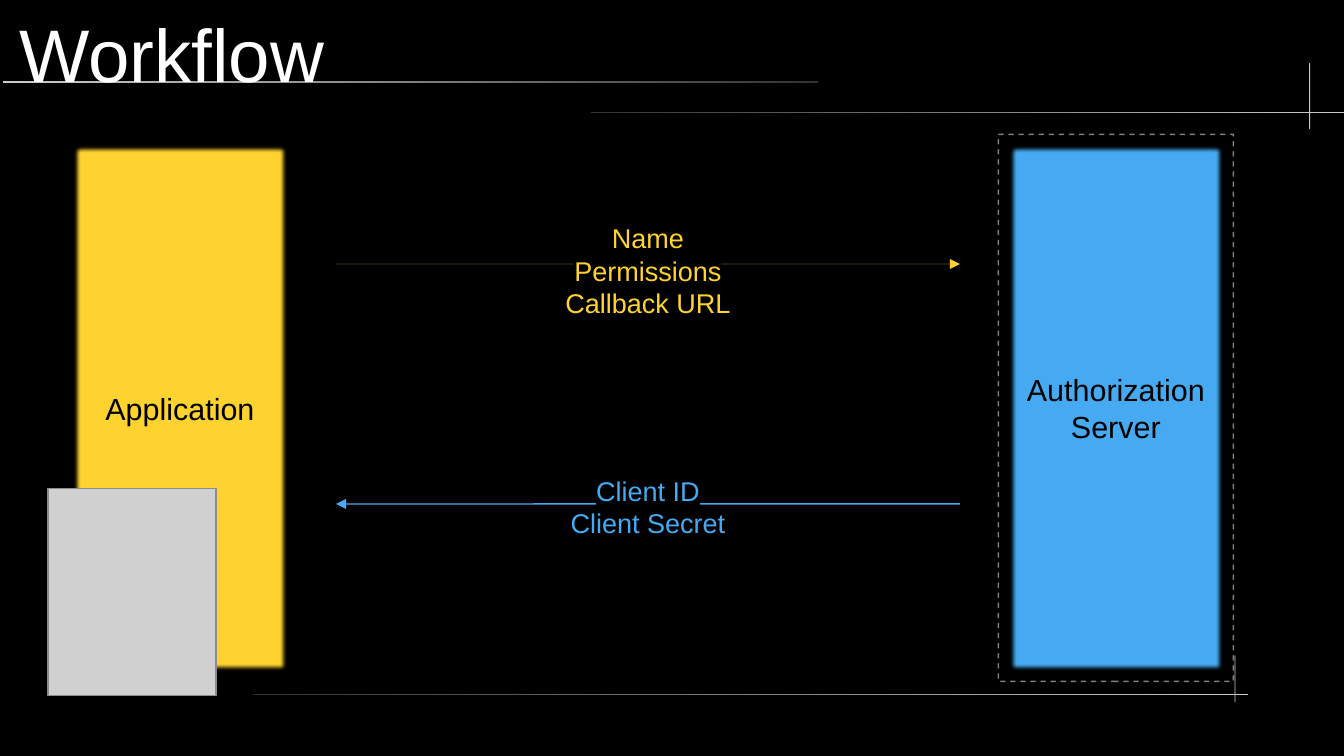
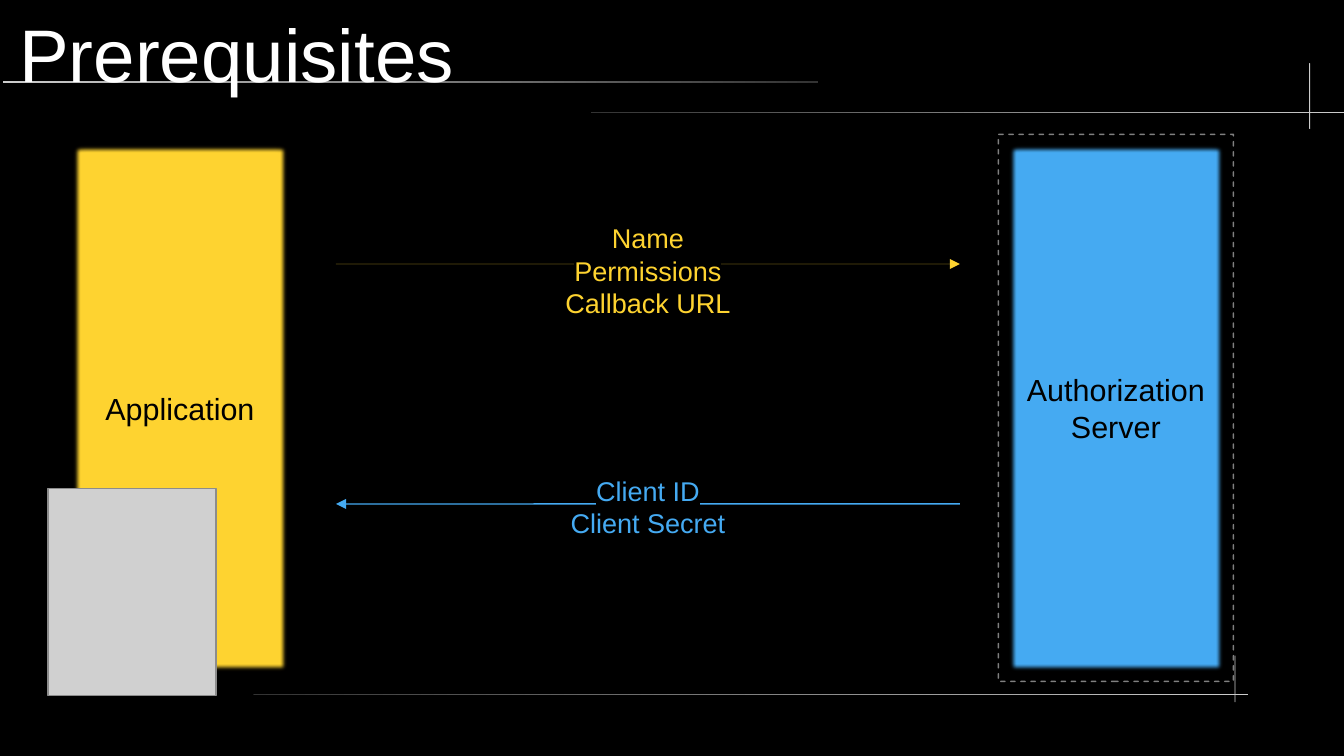
Before and after one commit to nkilders/e-portfolio-oauth2, a slide deck: slide 8 of presentation/OAuth2.odp (slide 7 before the commit). Drawn at 1344x756 pixels with LibreOffice and Linux fonts; fonts in the diff are those of the drawing; grey boxes stand for pictures. Boxes give left, top, right and bottom in pixels: in the first picture for what was removed or moved away, otherwise in the second. Text is boxed around its words. In the diff, an @@ line names an element or a change of style, - is before the commit and + after.

```diff
--- a/presentation/OAuth2.odp
+++ b/presentation/OAuth2.odp
@@ title at box(19, 28, 454, 96): text changed @@
-Workflow
+Prerequisites
```
Also in this commit, not shown: 3 other slides changed, 9 slides added, 1 slide removed, 6 other files.
